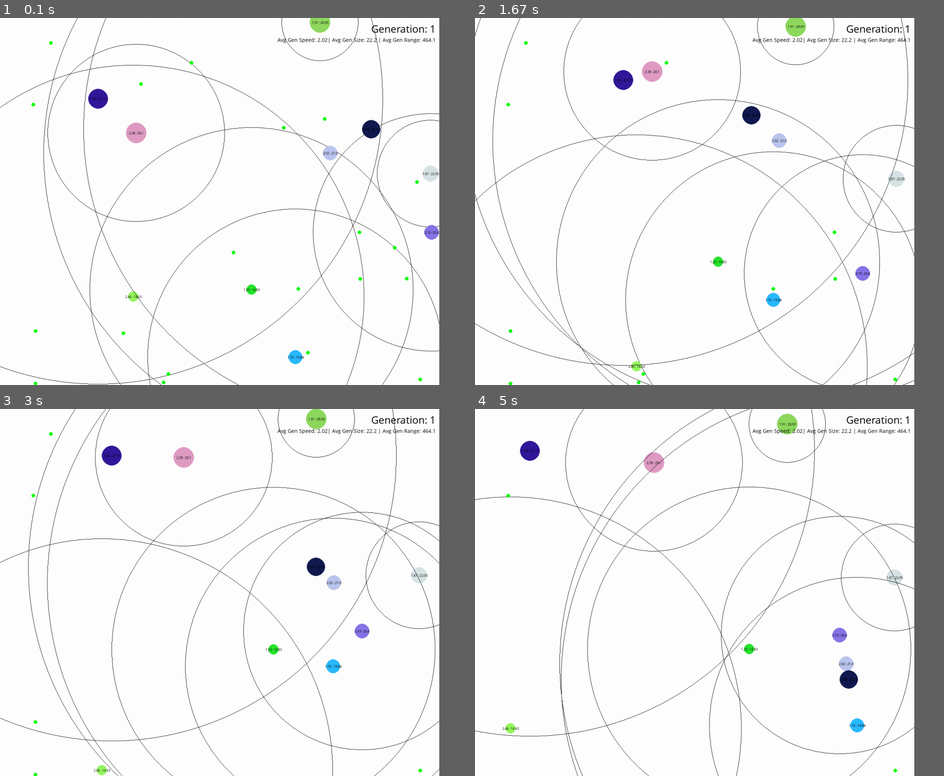
Above: before the commit, frames 1-4 (two rows, left to right).
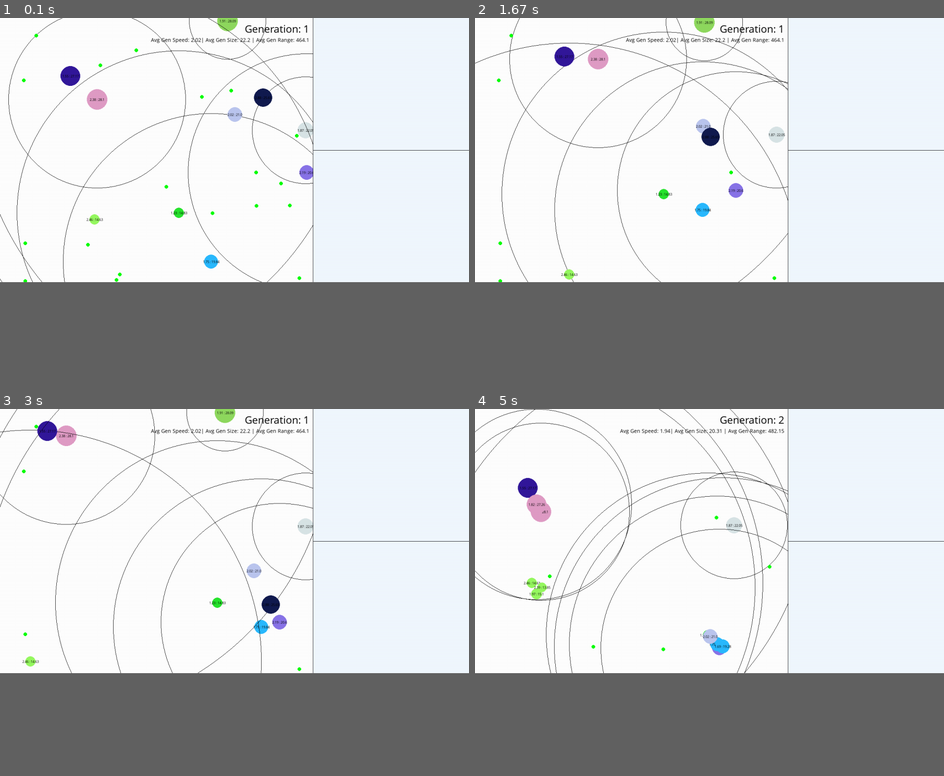
Above: after the commit, the same moments.

Repository: neil-phan/evolve
Game: pygame game, started from src/graphics.py
Two runs of this game, one before a commit and one after it. Both use one fixed random seed, a clock stepped at 60 frames per second and the inputs below.
Inputs:
- Up to frame 1 (0.1 s): no input
- Up to frame 2 (1.67 s): no input
- Up to frame 3 (3 s): no input
- Up to frame 4 (5 s): no input
The window is 843x703 before the commit and 900x506 after it. Grey fills any space a smaller window leaves; there, only what the larger window draws over its background counts as a difference.

The runs differ from the first frame. In frame 1, 6.2% of the frame differs, in the area x 0-100%, y 0-100%; in frame 2, 6.3%; in frame 3, 6.2%; in frame 4, 6.4%.

Commit message:
updated window format

Diff:
--- a/src/graphics.py
+++ b/src/graphics.py
@@ -5,8 +5,11 @@
 #initialize pygame
 pygame.init()
 pygame.font.init()
-WIDTH, HEIGHT = 1200, 1000
-WINDOW = pygame.display.set_mode((WIDTH, HEIGHT), pygame.RESIZABLE)
+# SIM_WIDTH, HEIGHT = 800, 600
+WINDOW = pygame.display.set_mode()
+WIDTH, HEIGHT = WINDOW.get_size()
+offset = WIDTH // 3
+SIM_WIDTH = WIDTH - offset
 pygame.display.set_caption("Evolve")
 
 FPS = 60
@@ -16,10 +19,14 @@
 FONT = pygame.font.SysFont('Comic Sans MS', 30)
 SUB_FONT = pygame.font.SysFont('Comic Sans MS', 15)
 
+menu_surface = pygame.Surface((offset, HEIGHT))
+menu_surface.fill('aliceblue')
+menu_rect = menu_surface.get_rect(topleft=(SIM_WIDTH, 0))
+
 def make_foods(N):
     foods = []
     for i in range (N):
-        f = food.Food({'x_max': WIDTH, 'y_max': HEIGHT})
+        f = food.Food({'x_max': SIM_WIDTH, 'y_max': HEIGHT})
         foods.append(f)
     return foods
 
@@ -33,7 +40,7 @@
     orgs = []
     for i in range (N):
         color = random_color()
-        org = organism.Organism(color, {'x_max': WIDTH, 'y_max': HEIGHT})
+        org = organism.Organism(color, {'x_max': SIM_WIDTH, 'y_max': HEIGHT})
         orgs.append(org)
     return orgs
 
@@ -67,8 +74,8 @@
 
     for org in orgs:
         org.draw(WINDOW)
-        # org.move(WIDTH, HEIGHT)
-        org.target_move(foods, WIDTH, HEIGHT)
+        # org.move(SIM_WIDTH, HEIGHT)
+        org.target_move(foods, SIM_WIDTH, HEIGHT)
         # org.mouse_move()
 
     for food in foods:
@@ -88,8 +95,11 @@
     speed, size, rng = make_graph(orgs)
     text = FONT.render(f"Generation: {generation_num}", 1, 'black')
     graph_text = SUB_FONT.render(f"Avg Gen Speed: {speed}| Avg Gen Size: {size} | Avg Gen Range: {rng}", 1, 'black')
-    WINDOW.blit(text, (WIDTH-10-text.get_width(), 10))
-    WINDOW.blit(graph_text, (WIDTH-10-graph_text.get_width(), 50))
+    WINDOW.blit(text, (SIM_WIDTH-10-text.get_width(), 10))
+    WINDOW.blit(graph_text, (SIM_WIDTH-10-graph_text.get_width(), 50))
+    WINDOW.blit(menu_surface, menu_rect)
+    pygame.draw.line(WINDOW, 'black', (SIM_WIDTH, 0), (SIM_WIDTH, HEIGHT), 1)
+    pygame.draw.line(WINDOW, 'black', (SIM_WIDTH, HEIGHT // 2), (WIDTH, HEIGHT // 2), 1)
     pygame.display.update()
 
 #create game loop
